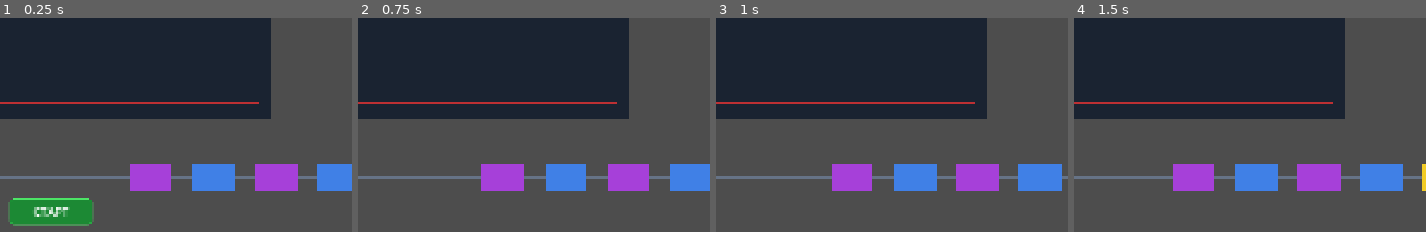
Above: before the commit, frames 1-4 (left to right).
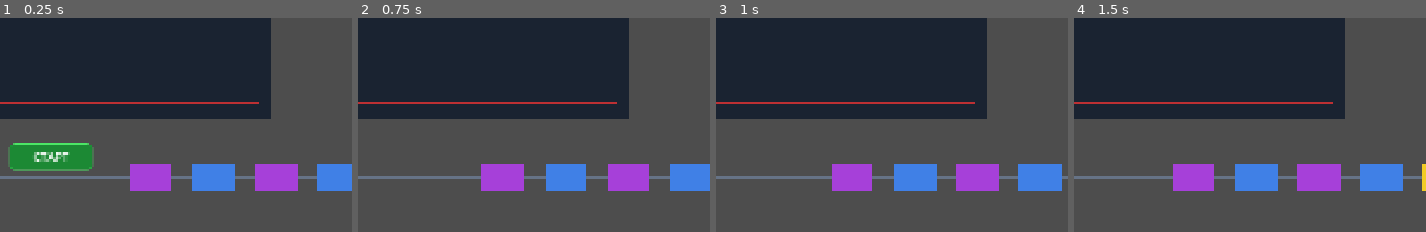
Above: after the commit, the same moments.

Repository: Fenimors99/shunting-game
Game: Godot game, scene res://scenes/GameScreen.tscn
Same seed, same stepped clock (60 frames per second), same inputs: the game is played once before the commit and once after it.
Inputs:
- Up to frame 1 (0.25 s): no input
- Up to frame 2 (0.75 s): click "СТАРТ" at 0.5 s
- Up to frame 3 (1 s): no input
- Up to frame 4 (1.5 s): click "+" at 1.25 s
The pictures show only the part of the screen within x 36-86%, y 50-100%; the shares and areas given below are measured in that part.

The runs differ from the first frame. In frame 1, 6.2% of the frame differs, in the area x 2-27%, y 58-98%; in frame 2, nothing differs; in frame 3, nothing differs; in frame 4, nothing differs.

Commit message:
refactor: responsive layout, remove Area2D remnants from Wagon
- Layout.gd: add SCREEN_W/SCREEN_H constants
- Station.gd: queue rail width via get_viewport_rect().size.x
- GameScreen.gd: start button centered via viewport, y above queue line
- Wagon.tscn/gd: Area2D -> Node2D, remove CollisionShape2D, remove unused _HALF_W/_HALF_H

Diff:
--- a/scenes/Wagon.tscn
+++ b/scenes/Wagon.tscn
@@ -2,10 +2,7 @@
 
 [ext_resource type="Script" path="res://scripts/Wagon.gd" id="1_wagon"]
 
-[sub_resource type="RectangleShape2D" id="1_shape"]
-size = Vector2(100, 62)
-
-[node name="Wagon" type="Area2D"]
+[node name="Wagon" type="Node2D"]
 script = ExtResource("1_wagon")
 
 [node name="Shadow" type="ColorRect" parent="."]
@@ -31,8 +28,5 @@
 horizontal_alignment = 1
 vertical_alignment = 1
 
-[node name="CollisionShape2D" type="CollisionShape2D" parent="."]
-shape = SubResource("1_shape")
-
 [node name="BlinkTimer" type="Timer" parent="."]
 wait_time = 0.4
--- a/scripts/GameScreen.gd
+++ b/scripts/GameScreen.gd
@@ -17,9 +17,10 @@
 	var btn := Button.new()
 	btn.text = "СТАРТ"
 	btn.custom_minimum_size = Vector2(200, 64)
+	var vp := get_viewport_rect().size
 	btn.position = Vector2(
-		(1920 - 200) / 2.0,
-		Layout.QUEUE_Y + 50
+		(vp.x - 200) / 2.0,
+		Layout.QUEUE_Y - 82
 	)
 
 	var style := StyleBoxFlat.new()
--- a/scripts/Layout.gd
+++ b/scripts/Layout.gd
@@ -1,4 +1,8 @@
 class_name Layout
+
+# Базовий розмір viewport (відповідає project.godot)
+const SCREEN_W := 1920.0
+const SCREEN_H := 1080.0
 
 # Точка розвороту черги (X де вагон має бути призначений або заблокує)
 const JUNCTION_X    := 240.0
--- a/scripts/Station.gd
+++ b/scripts/Station.gd
@@ -52,7 +52,7 @@
 
 func _draw_junction_line() -> void:
 	# Рейка черги — горизонтальна лінія де їдуть вагони
-	draw_line(Vector2(1920.0, Layout.QUEUE_Y), Vector2(Layout.JUNCTION_X, Layout.QUEUE_Y), Color(0.5, 0.6, 0.75, 0.5), 3.0)
+	draw_line(Vector2(get_viewport_rect().size.x, Layout.QUEUE_Y), Vector2(Layout.JUNCTION_X, Layout.QUEUE_Y), Color(0.5, 0.6, 0.75, 0.5), 3.0)
 	# Вертикальна лінія — з'єднує чергу зі станцією
 	draw_line(Vector2(Layout.JUNCTION_X, Layout.QUEUE_Y), Vector2(Layout.JUNCTION_X, Layout.TRACK_TOP), COLOR_BORDER, 1.5)
 	# Горизонтальна лінія до входу в станцію
--- a/scripts/Wagon.gd
+++ b/scripts/Wagon.gd
@@ -1,4 +1,4 @@
-extends Area2D
+extends Node2D
 class_name Wagon
 
 enum State { IDLE, BLOCKED }
@@ -10,9 +10,6 @@
 	"yellow": Color(0.95, 0.80, 0.15),
 	"purple": Color(0.65, 0.25, 0.85),
 }
-
-const _HALF_W := 50.0
-const _HALF_H := 31.0
 
 @export var wagon_color: String = "red"
 
